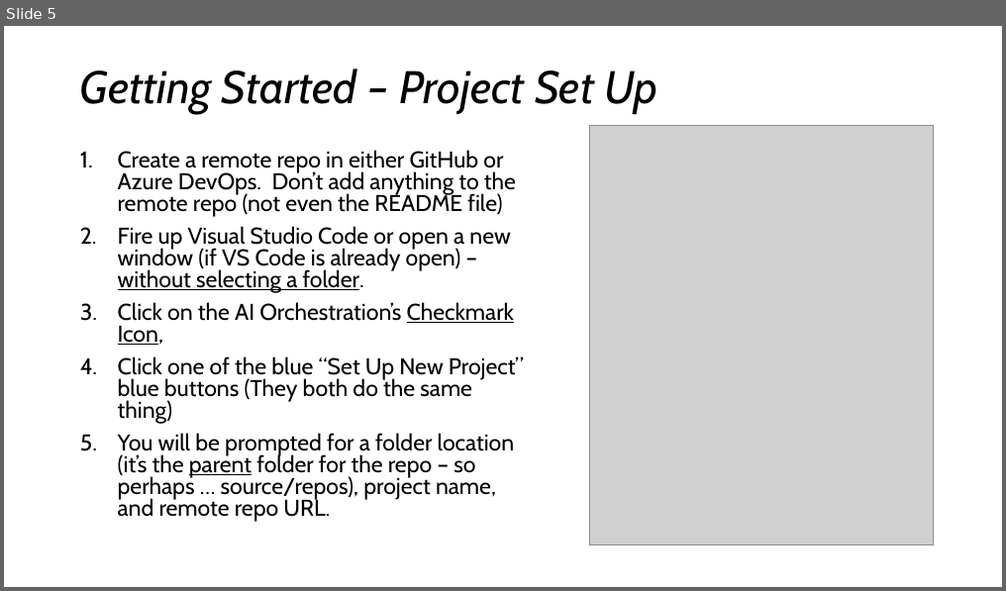
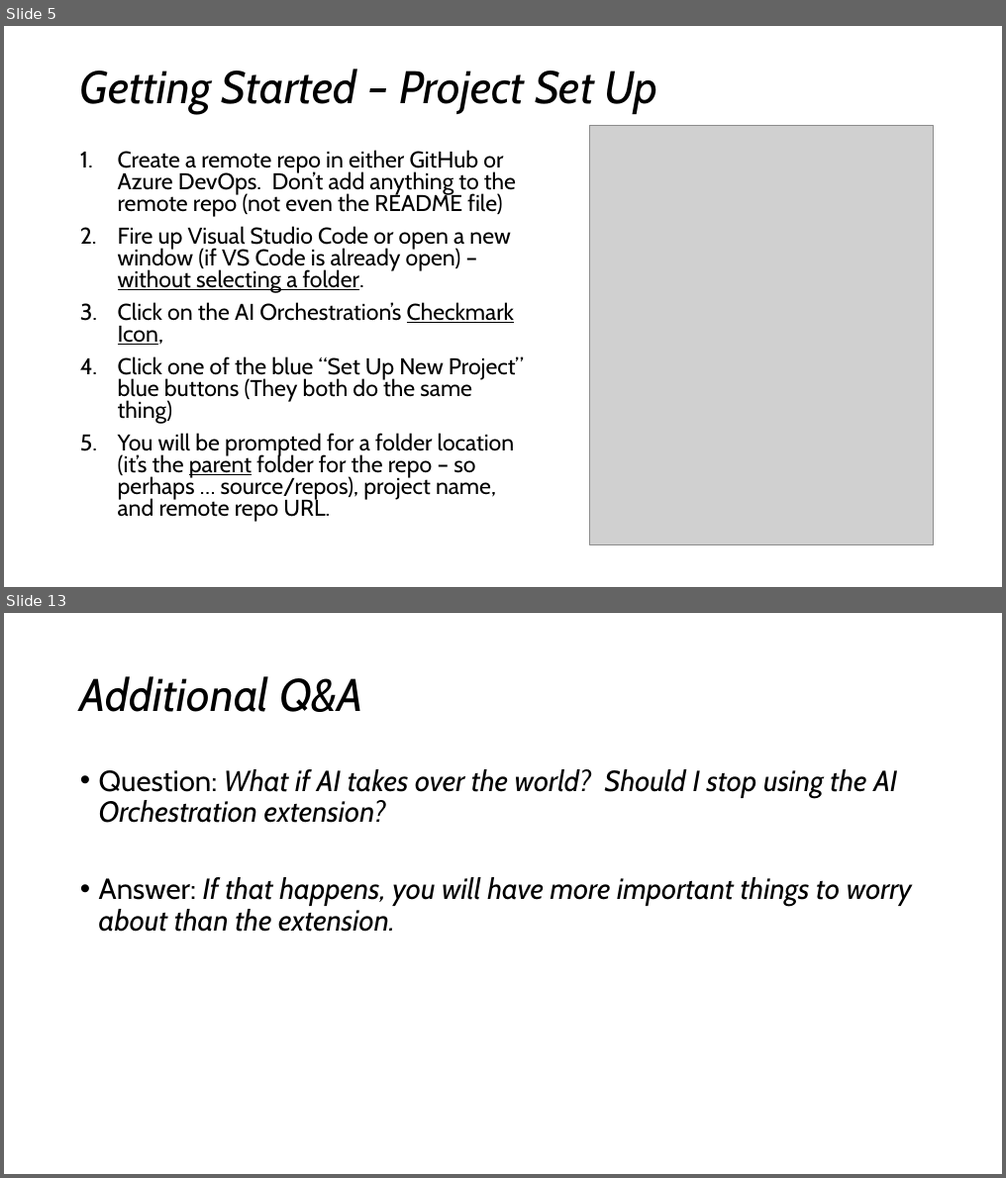
Before and after one commit to darndestdabbler/dabbler-ai-orchestration, a slide deck: docs/onboarding/ai-orchestration.pptx. Shown one above the other, each under a label of ours: slide 5 before the commit, slides 5 and 13 after it; the slides between them are not shown. The pictures are 1006x591 and 1006x1178 pixels, drawn with LibreOffice and Linux fonts; fonts in the diff are those of the drawing; grey boxes stand for pictures. Boxes give left, top, right and bottom in pixels: in the first picture for what was removed or moved away, otherwise in the second. Text is boxed around its words. In the diff, an @@ line names an element or a change of style, - is before the commit and + after.

```diff
--- a/docs/onboarding/ai-orchestration.pptx
+++ b/docs/onboarding/ai-orchestration.pptx
@@ slide 13 added at (x1=4, y1=613, x2=1002, y2=1174), background #FFFFFF @@
@@ title added at (x1=80, y1=676, x2=363, y2=712), 44 pt, text #000000, italic @@
+Additional Q&A
@@ text added at (x1=99, y1=769, x2=912, y2=932), 28 pt, text #000000, italic @@
+• Question: What if AI takes over the world? Should I stop using the AI Orchestration extension?
+• Answer: If that happens, you will have more important things to worry about than the extension.
```
Also in this commit, not shown: 7 other slides added, 1 other file.
